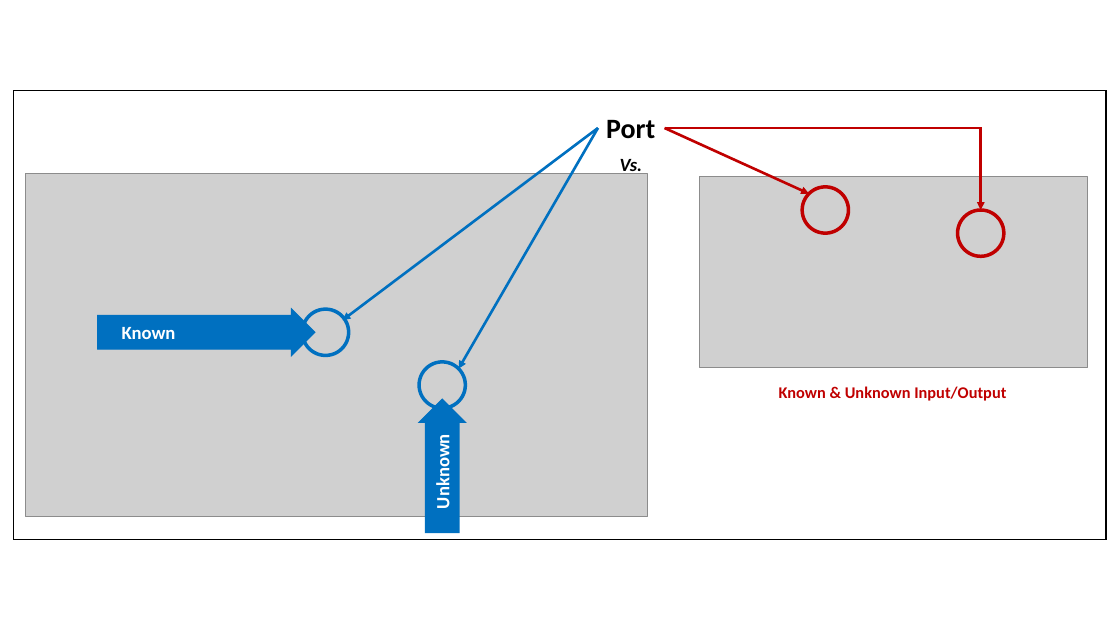
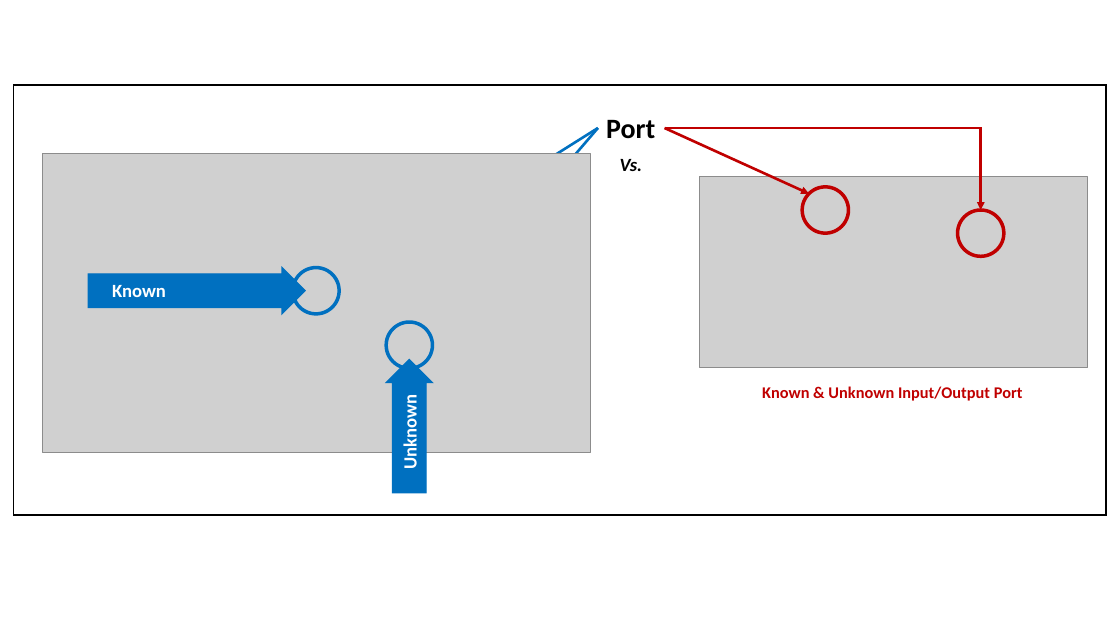
Before and after one commit to hhko/beyondcode, a slide deck: slide 24 of README.pptx (slide 23 before the commit). Drawn at 1120x630 pixels with LibreOffice and Linux fonts; fonts in the diff are those of the drawing; grey boxes stand for pictures. Boxes give left, top, right and bottom in pixels: in the first picture for what was removed or moved away, otherwise in the second. Text is boxed around its words. In the diff, an @@ line names an element or a change of style, - is before the commit and + after.

```diff
--- a/README.pptx
+++ b/README.pptx
@@ rectangle: place and size @@
-rectangle at (13, 91, 1107, 539)
+rectangle at (13, 86, 1107, 516)
@@ arrow moved from (598, 128) - (343, 320) to (598, 128) - (339, 291) @@
@@ arrow moved from (598, 128) - (459, 369) to (598, 128) - (426, 329) @@
@@ picture: place and size @@
-picture at (25, 174, 648, 517)
+picture at (43, 154, 591, 452)
@@ 1 text, 1 ellipse, 1 right arrow: place and size @@
-1 text, 1 ellipse, 1 right arrow at (97, 309, 349, 355)
+1 text, 1 ellipse, 1 right arrow at (88, 268, 339, 314)
@@ 1 text, 1 right arrow, 1 ellipse: place and size @@
-1 text, 1 right arrow, 1 ellipse at (419, 362, 465, 533)
+1 text, 1 right arrow, 1 ellipse at (386, 322, 433, 493)
@@ text at (762, 386, 1023, 401): text changed @@
-Known & Unknown Input/Output
+Known & Unknown Input/Output Port
```
Also in this commit, not shown: 17 other slides changed, 1 slide added, 20 other files.
